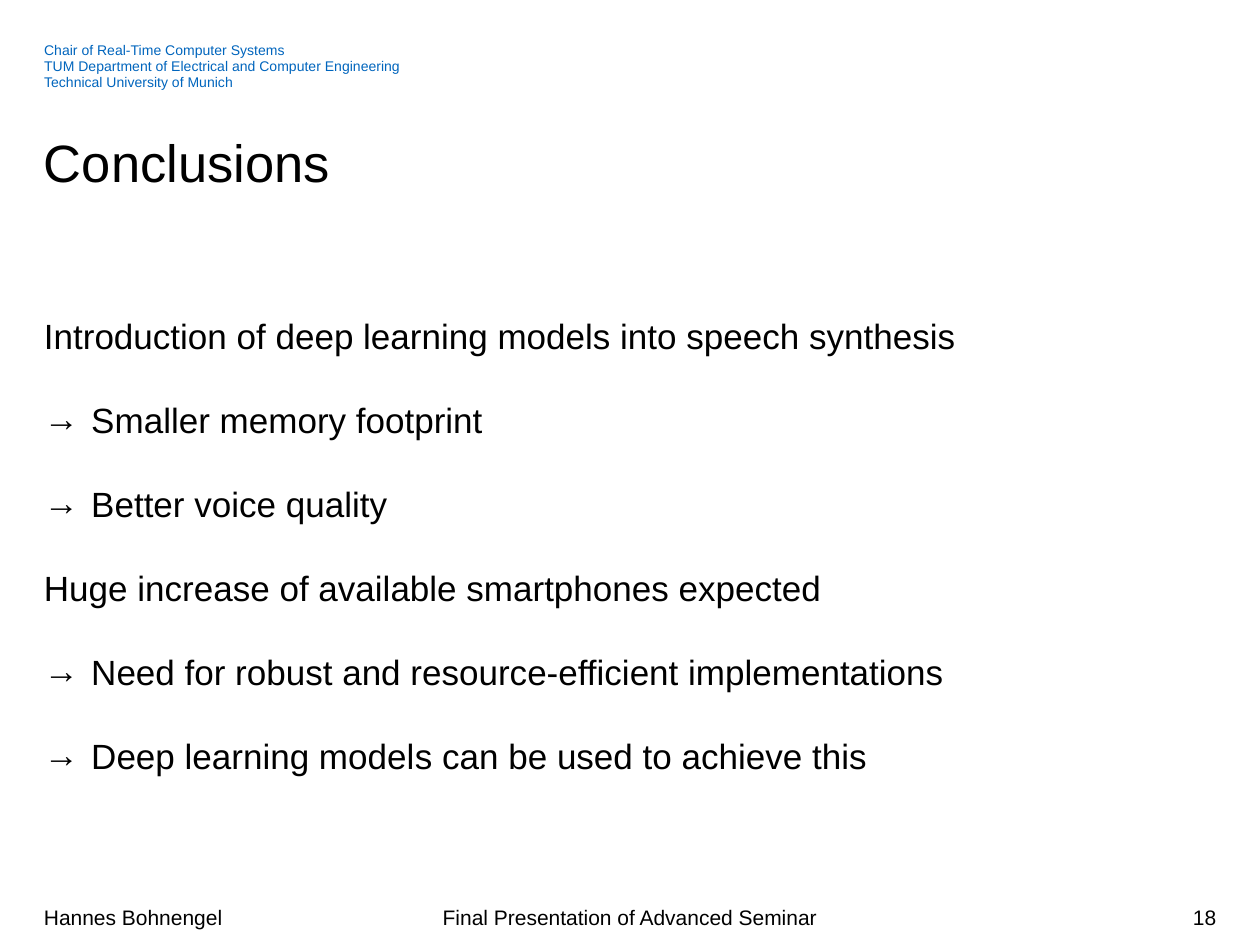
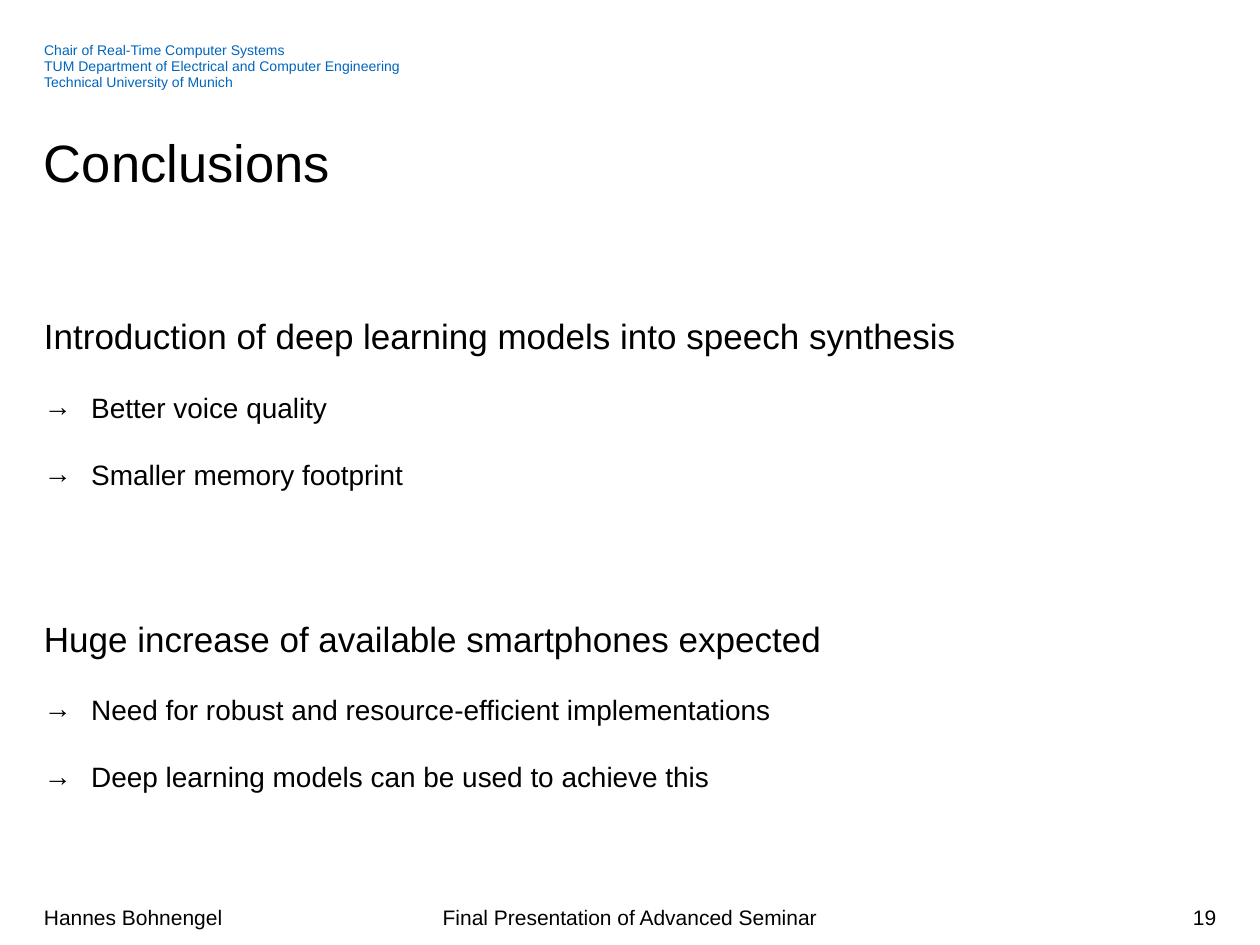
Before and after one commit to hannesb0/deeplearning, a slide deck: slide 19 of pres/Final_Presentation_V02.pptx (slide 18 before the commit). Drawn at 1260x945 pixels with LibreOffice and Linux fonts; fonts in the diff are those of the drawing; background and template pictures are left out. Boxes give left, top, right and bottom in pixels: in the first picture for what was removed or moved away, otherwise in the second. Text is boxed around its words. In the diff, an @@ line names an element or a change of style, - is before the commit and + after.

```diff
--- a/pres/Final_Presentation_V02.pptx
+++ b/pres/Final_Presentation_V02.pptx
@@ text at bbox=[91, 397, 327, 423]: paragraph added @@
+→ Better voice quality
@@ text at bbox=[91, 464, 770, 792]: size 20 to 16 pt in "Smaller memory footprint", "Need for robust and resource-efficient implementations", "Deep learning models can be used to ..." @@
@@ text at bbox=[91, 491, 387, 524]: paragraph removed @@
-→ Better voice quality
@@ page number at bbox=[1193, 910, 1216, 925]: text changed @@
-18
+19
```
Also in this commit, not shown: 5 other slides changed, 2 slides added, 1 slide removed, 4 other files.
